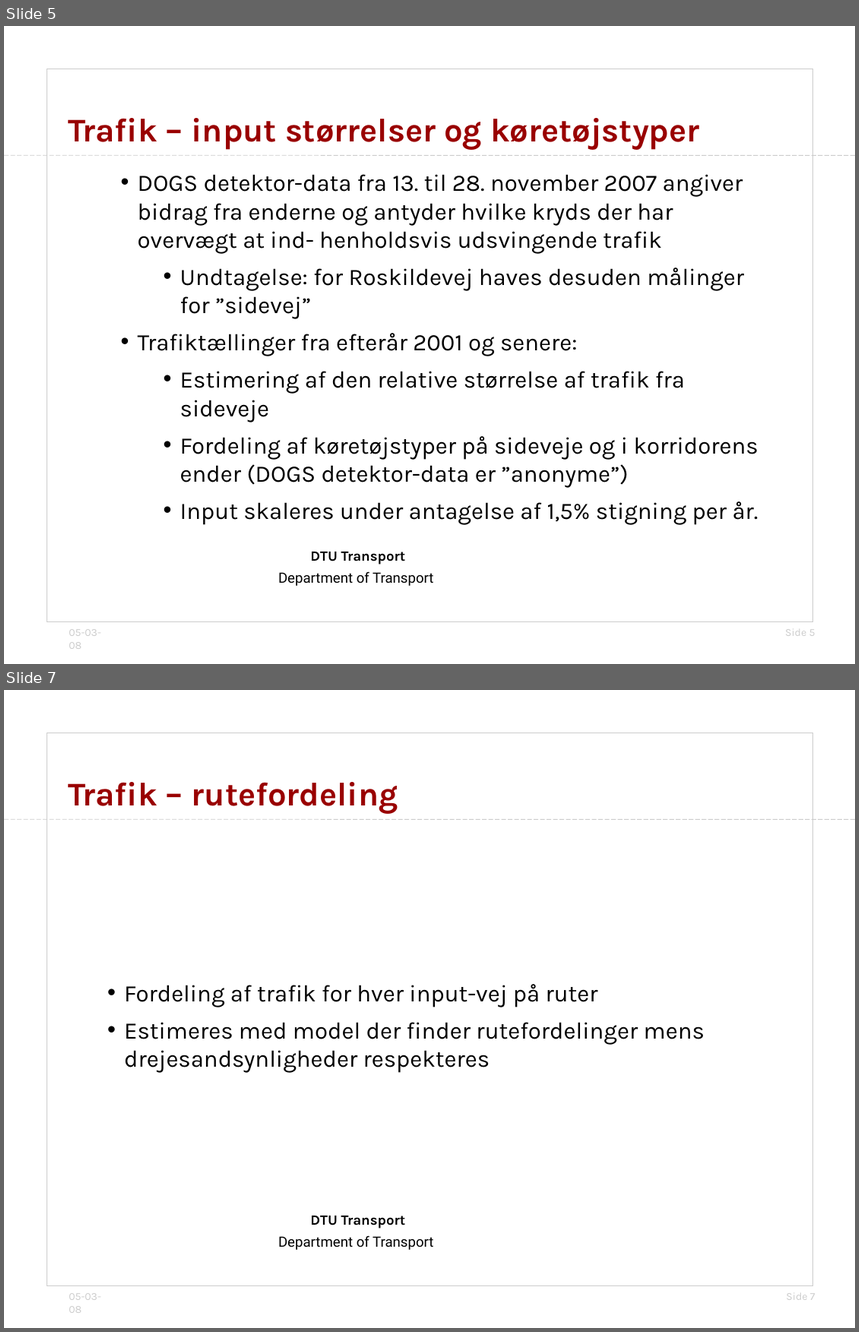
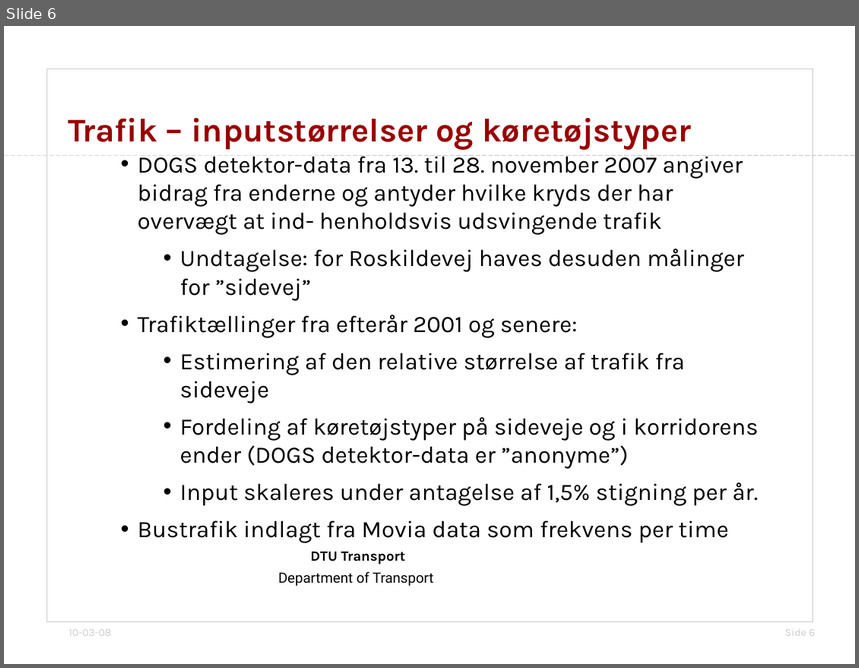
Before and after one commit to jonyonyx/greenwaves, a slide deck: thesis/præsentation_simulering_dogs.odp. Shown one above the other, each under a label of ours: slides 5 and 7 before the commit, slide 6 after it; the slides between them are not shown. The pictures are 859x1332 and 859x668 pixels, drawn with LibreOffice and Linux fonts; fonts in the diff are those of the drawing; background and template pictures are left out. Boxes give left, top, right and bottom in pixels: in the first picture for what was removed or moved away, otherwise in the second. Text is boxed around its words. In the diff, an @@ line names an element or a change of style, - is before the commit and + after.

```diff
--- a/thesis/præsentation_simulering_dogs.odp
+++ b/thesis/præsentation_simulering_dogs.odp
@@ slide 7 removed at box(4, 690, 855, 1328), background #FFFFFF; not listed: 6 template elements that a slide beside it also shows @@
@@ title removed at box(68, 782, 398, 814) @@
-Trafik – rutefordeling
@@ subtitle removed at box(124, 984, 705, 1073) @@
-• Fordeling af trafik for hver input-vej på ruter
-• Estimeres med model der finder rutefordelinger mens drejesandsynligheder respekteres
@@ what was slide 5 is now slide 6 @@
@@ slide 6 changed as well @@
@@ subtitle "DOGS detektor-data fra 13. til ...": place and size @@
-subtitle "DOGS detektor-data fra 13. til ..." at box(138, 174, 759, 525)
+subtitle "DOGS detektor-data fra 13. til ..." at box(138, 155, 759, 544)
@@ title at box(68, 118, 691, 150): spaces changed @@
-Trafik – input størrelser og køretøjstyper
+Trafik – inputstørrelser og køretøjstyper
@@ subtitle at box(138, 521, 729, 544): paragraph added @@
+• Bustrafik indlagt fra Movia data som frekvens per time
@@ text at box(69, 629, 111, 636): text changed @@
-05-03-08
+10-03-08
```
Also in this commit, not shown: 9 other slides changed, 5 other files.
